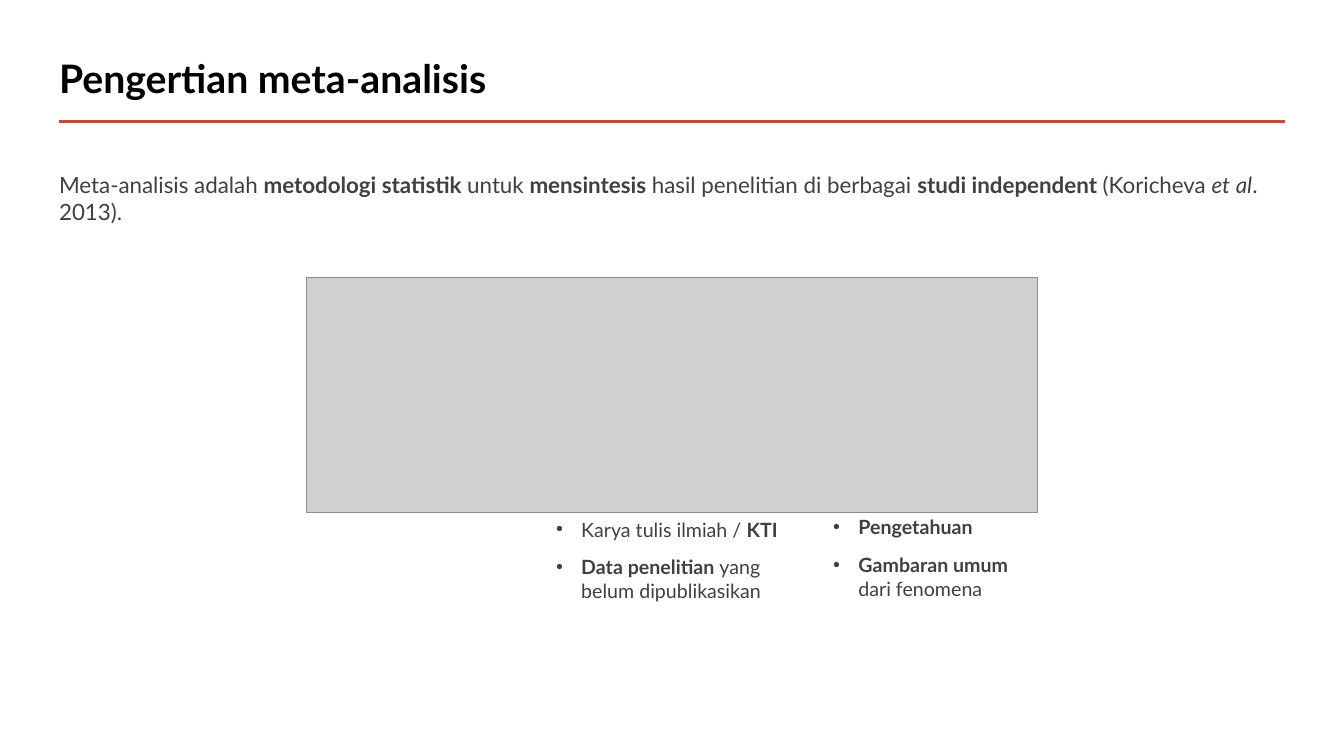
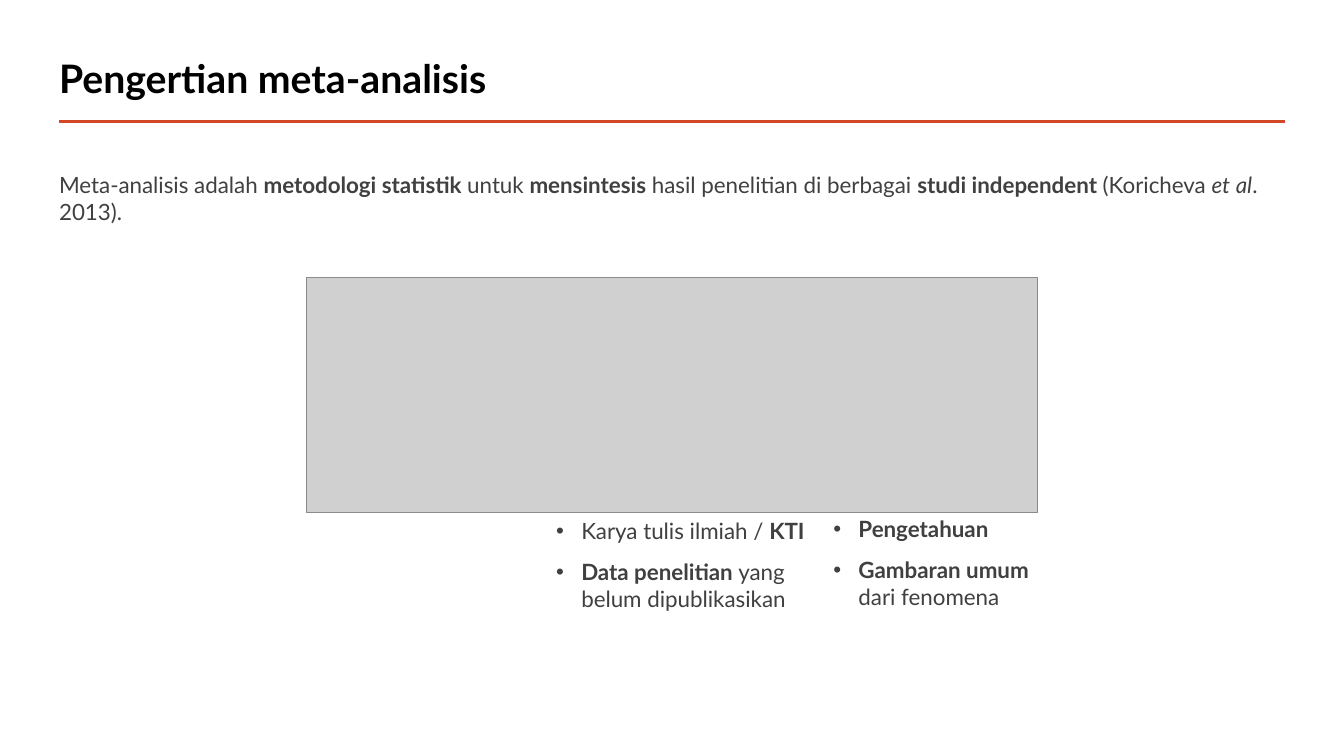
Before and after one commit to mohammad-miftakhus-sholikin/pelatihan-2020-metal, a slide deck: slide 3 of ch3_reference/Presentation_2022__Sholikin.pptx. Drawn at 1344x756 pixels with LibreOffice and Linux fonts; fonts in the diff are those of the drawing; grey boxes stand for pictures. Boxes give left, top, right and bottom in pixels: in the first picture for what was removed or moved away, otherwise in the second. Text is boxed around its words. In the diff, an @@ line names an element or a change of style, - is before the commit and + after.

```diff
--- a/ch3_reference/Presentation_2022__Sholikin.pptx
+++ b/ch3_reference/Presentation_2022__Sholikin.pptx
@@ text "Karya tulis ilmiah / KTI" at bbox=[581, 522, 804, 611]: size 14 to 16 pt @@
@@ text "Pengetahuan" at bbox=[858, 520, 1029, 605]: size 14 to 16 pt @@
```
Also in this commit, not shown: 6 other slides changed, 4 slides added, 6 other files.
